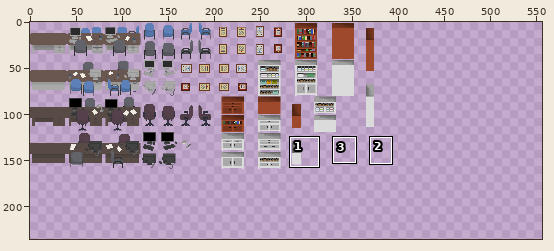
File history of a sprite sheet, ProyectosSDL/HolaSDL/levels/TileSheet-ConsultasDespachos.png. Above: a wide view before the commit, with the close-up outlined.
Close-up. The starting point:
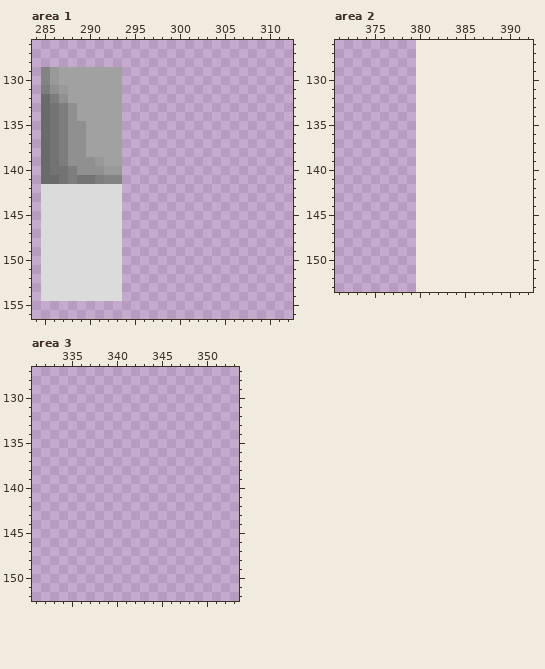
The file is 380x160 pixels. Colours within 5 levels of each other are drawn and written as one. Shown: area 1: x 284..312, y 126..156; area 2: x 371..392, y 126..153; area 3: x 331..353, y 127..152. The old version is drawn lined up with the new one, on the new canvas. The wide view leaves out empty margins. The commit also changed other parts of the picture, which this record leaves out.
The same view after the edit:
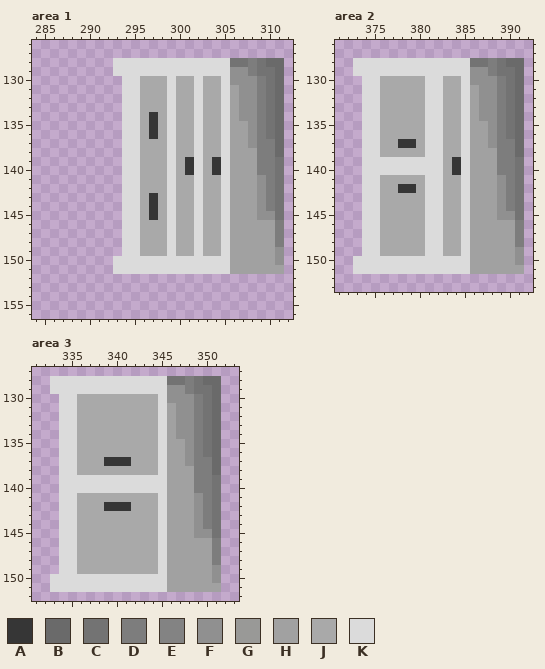
Palette (. is transparent): A #363636  B #6a6a6a  C #737373  D #7d7d7d  E #838383  F #909090  G #999997  H #a1a1a1  J #a9a9a9  K #dbdbdb
Changes in this commit:
canvas 380x160 -> 560x240
Changed rows in their new state; - is an unchanged pixel.
Area 1:
first column x 285:
128 --------KKKKKKKKKKKKKCCDCBB
129 ........KKKKKKKKKKKKKFFDCCB
130 .........KKJJJKJJKJJKFFFDCB
131 .........KKJJJKJJKJJKHFFDCB
132 .........KKJJJKJJKJJKHFFDCB
133 .........KKJJJKJJKJJKHFFDCB
134 .........KKJAJKJJKJJKHFFDCB
135 .........KKJAJKJJKJJKHHFDCB
136 .........KKJAJKJJKJJKHHFDCB
137 .........KKJJJKJJKJJKHHFDDB
138 .........KKJJJKJJKJJKHHHDDB
139 .........KKJJJKJAKJAKHHHDDC
140 .........KKJJJKJAKJAKHHHDDC
141 .........KKJJJKJJKJJKHHHFDC
142 .........KKJJJKJJKJJKHHHFDC
143 .........KKJAJKJJKJJKHHHFDC
144 .........KKJAJKJJKJJKHHHFDC
145 .........KKJAJKJJKJJKHHHFFC
146 .........KKJJJKJJKJJKHHHHHD
147 .........KKJJJKJJKJJKHHHHHD
148 .........KKJJJKJJKJJKHHHHHD
149 .........KKJJJKJJKJJKHHHHHF
150 ........-KKKKKKKKKKKKHHHHHF
151 ........-KKKKKKKKKKKKHHHHHH
152 .........------------------
153 .........------------------
154 .........------------------
Area 2:
first column x 373:
128 KKKKKKKKKKKKKCCDCBB
129 KKKKKKKKKKKKKFFDCCB
130 -KKJJJJJKKJJKFFFDCB
131 -KKJJJJJKKJJKHFFDCB
132 -KKJJJJJKKJJKHFFDCB
133 -KKJJJJJKKJJKHFFDCB
134 -KKJJJJJKKJJKHFFDCB
135 -KKJJJJJKKJJKHHFDCB
136 -KKJJJJJKKJJKHHFDCB
137 -KKJJAAJKKJJKHHFDDB
138 -KKJJJJJKKJJKHHHDDB
139 -KKKKKKKKKJAKHHHDDC
140 -KKKKKKKKKJAKHHHDDC
141 -KKJJJJJKKJJKHHHFDC
142 -KKJJAAJKKJJKHHHFDC
143 -KKJJJJJKKJJKHHHFDC
144 -KKJJJJJKKJJKHHHFDC
145 -KKJJJJJKKJJKHHHFFC
146 -KKJJJJJKKJJKHHHHHD
147 -KKJJJJJKKJJKHHHHHD
148 -KKJJJJJKKJJKHHHHHD
149 -KKJJJJJKKJJKHHHHHF
150 KKKKKKKKKKKKKHHHHHF
151 KKKKKKKKKKKKKHHHHHH
Area 3:
first column x 333:
128 KKKKKKKKKKKKKCCDCBB
129 KKKKKKKKKKKKKFFDCCB
130 -KKJJJJJJJJJKFFFDCB
131 -KKJJJJJJJJJKHFFDCB
132 -KKJJJJJJJJJKHFFDCB
133 -KKJJJJJJJJJKHFFDCB
134 -KKJJJJJJJJJKHFFDCB
135 -KKJJJJJJJJJKHHFDCB
136 -KKJJJJJJJJJKHHFDCB
137 -KKJJJAAAJJJKHHFDDB
138 -KKJJJJJJJJJKHHHDDB
139 -KKKKKKKKKKKKHHHDDC
140 -KKKKKKKKKKKKHHHDDC
141 -KKJJJJJJJJJKHHHFDC
142 -KKJJJAAAJJJKHHHFDC
143 -KKJJJJJJJJJKHHHFDC
144 -KKJJJJJJJJJKHHHFDC
145 -KKJJJJJJJJJKHHHFFC
146 -KKJJJJJJJJJKHHHHHD
147 -KKJJJJJJJJJKHHHHHD
148 -KKJJJJJJJJJKHHHHHD
149 -KKJJJJJJJJJKHHHHHF
150 KKKKKKKKKKKKKHHHHHF
151 KKKKKKKKKKKKKHHHHHH
Pixel boxes of the changes (left, top, right, bottom) in both close-ups:
changed: (41, 58, 284, 301)
added: (353, 58, 524, 274)
added: (50, 376, 221, 592)
